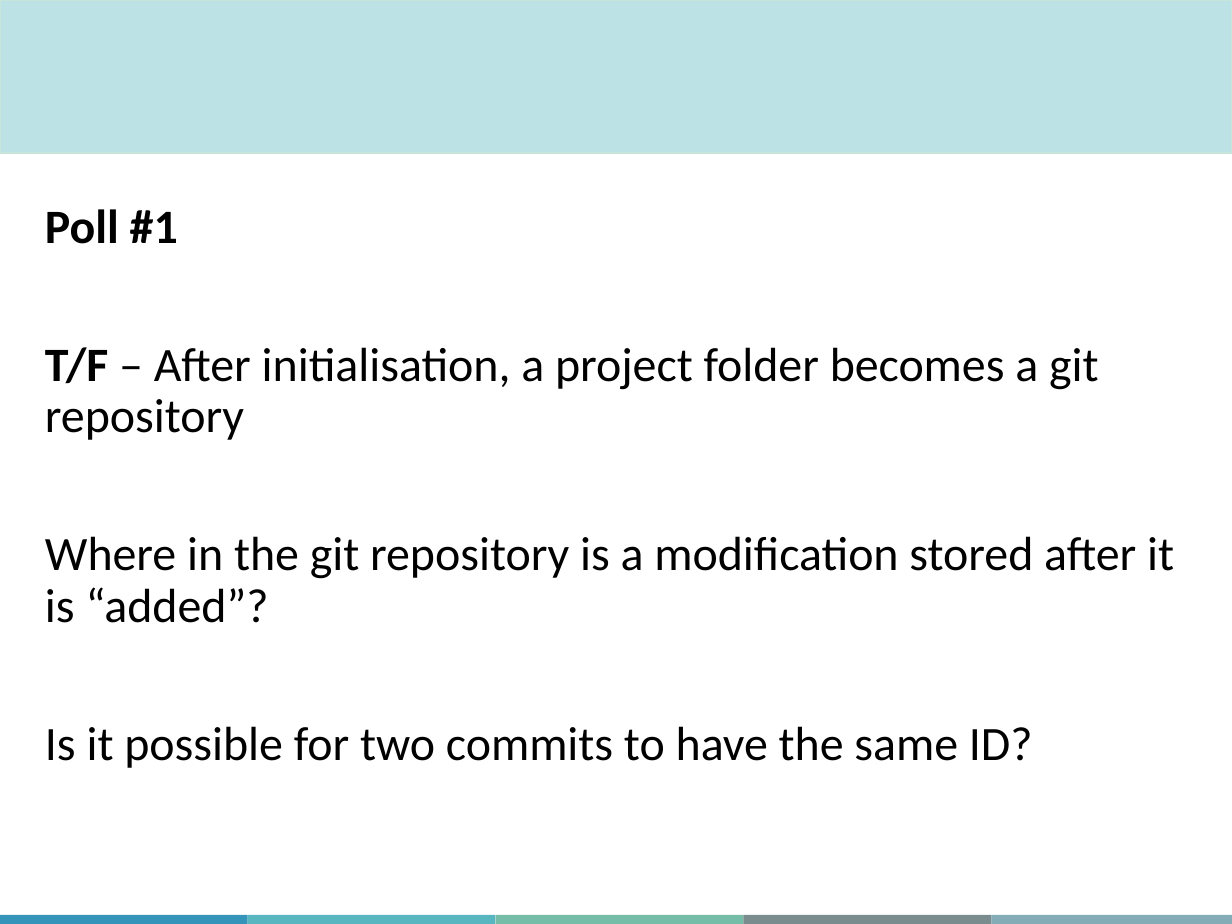
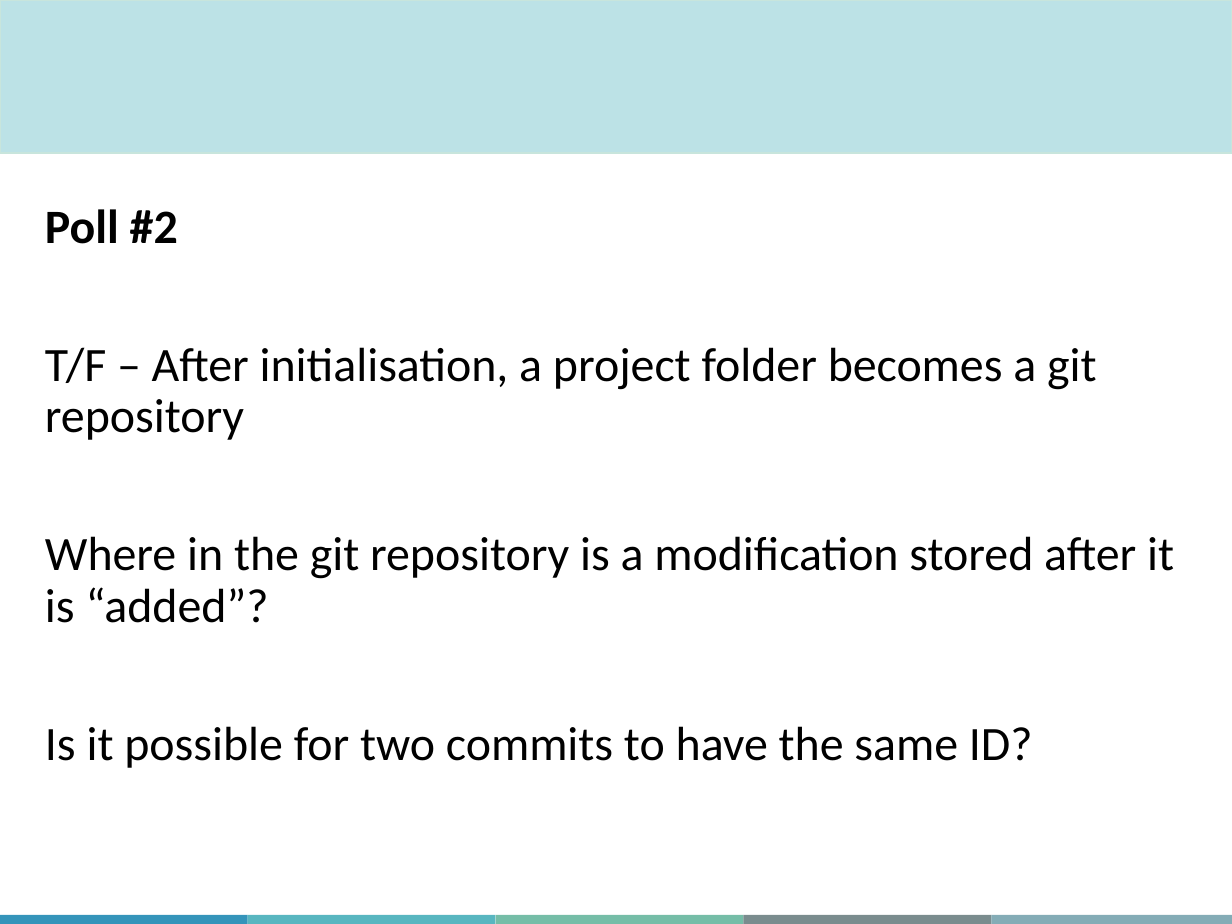
Before and after one commit to aosakwe/MiCM_IntroToGitHub, a slide deck: slide 21 of Slides/MiCM_GitHub_Workshop.pptx. Drawn at 1232x924 pixels with LibreOffice and Linux fonts; fonts in the diff are those of the drawing; background and template pictures are left out. Boxes give left, top, right and bottom in pixels: in the first picture for what was removed or moved away, otherwise in the second. Text is boxed around its words. In the diff, an @@ line names an element or a change of style, - is before the commit and + after.

```diff
--- a/Slides/MiCM_GitHub_Workshop.pptx
+++ b/Slides/MiCM_GitHub_Workshop.pptx
@@ text at (45,209,178,244): text changed @@
-Poll #1
+Poll #2
@@ text at (45,347,1097,440): bold off in "T/F" @@
```
Also in this commit, not shown: 9 other slides changed, 2 slides added, 1 slide removed.
